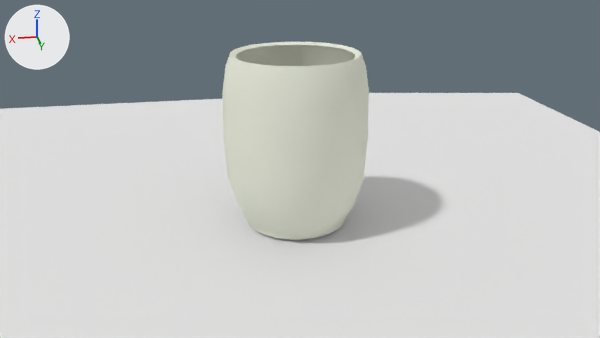
One commit to the Blender file teeth2.blend: the scene before it, then after it.
Camera for both pictures: the file's camera 'Camera'. The axes (+X, +Y, +Z) are drawn at upper left. The lights are the same throughout.
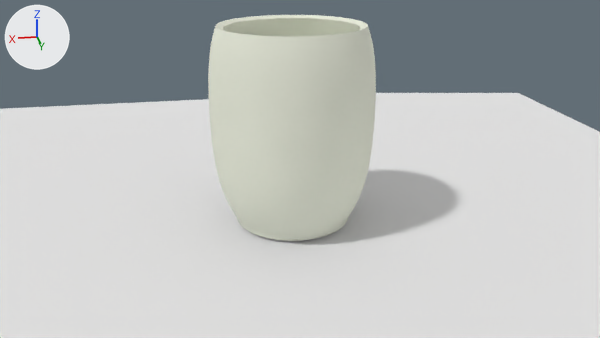
What differs and where, as boxes (x1, y1, x2, y2) in the pictures (600 x 338 px):
'cylinder1', reshaped, modifiers changed (14% wider, 14% taller)
    before: (222, 42, 369, 240)
    after: (208, 15, 376, 241)
part 1 of me_cylinder1, rebuilt (14% wider, 21% taller)
    before: (222, 53, 369, 240)
    after: (208, 15, 376, 241)
part 2 of me_cylinder1, deleted
    before: (236, 45, 355, 66)
part 3 of me_cylinder1, deleted
    before: (230, 42, 361, 60)

Patch to the scene script:
```diff
--- a/teeth2.blend.py
+++ b/teeth2.blend.py
@@ me_cylinder1 @@
 # used by ob_cylinder1; location = (0.0, 0.0, 0.0)
-me_cylinder1.from_pydata(...)  # 726 vertices, 596 faces; spans x -6.4..6.6, y -8.1..4.9, z -5.5..10.1
+me_cylinder1.from_pydata(...)  # 112 vertices, 124 faces; spans x -7.3..7.9, y -9.8..5.4, z -5.5..12.4
+# me_cylinder1 part 1: the loose piece of 288 vertices spanning x -6.4..6.6, y -8.1..4.9, z -5.5..10.1 is rebuilt with 112 vertices and now spans x -7.3..7.9, y -9.8..5.4, z -5.5..12.4
+# me_cylinder1 part 2: the loose piece of 224 vertices spanning x -5.9..6.0, y -7.6..4.3, z -4.6..9.9 is deleted
+# me_cylinder1 part 3: the loose piece of 96 vertices spanning x -5.5..5.7, y -7.2..4.0, z 9.9..10.1 is deleted
 me_cylinder1.materials.append(mat_glass)
@@ ob_cylinder1 @@
 ob_cylinder1.location = (0.0, 0.0, 0.0)
+_m = ob_cylinder1.modifiers.new('edgesplit', 'EDGE_SPLIT')
+_m.use_edge_angle = False
+_m = ob_cylinder1.modifiers.new('subsurf', 'SUBSURF')
```
